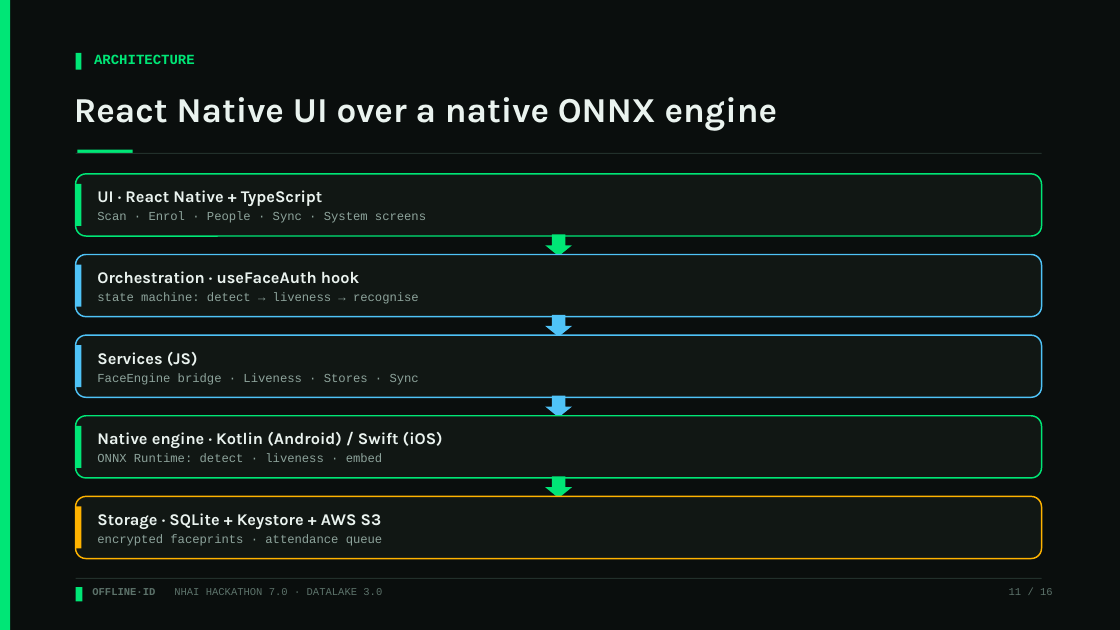
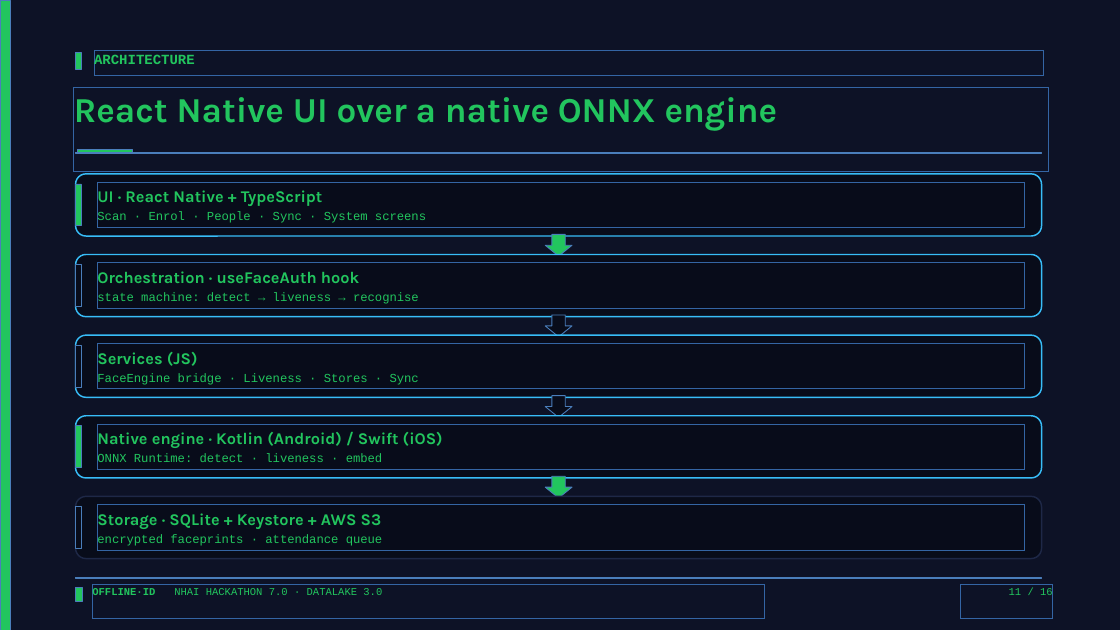
Before and after one commit to moneytosms/offlineid, a slide deck: slide 11 of submission/OfflineID_Hackathon7.pptx. Drawn at 1120x630 pixels with LibreOffice and Linux fonts; fonts in the diff are those of the drawing. Boxes give left, top, right and bottom in pixels: in the first picture for what was removed or moved away, otherwise in the second. Text is boxed around its words. In the diff, an @@ line names an element or a change of style, - is before the commit and + after.

Commit message:
style: restyle PPTX and PDF to Deep Navy/Sky Blue theme

```diff
--- a/submission/OfflineID_Hackathon7.pptx
+++ b/submission/OfflineID_Hackathon7.pptx
@@ background #0A0E0D to #0D1226 @@
@@ text "ARCHITECTURE" at (94, 54, 195, 69): text colour #00E676 to #22C55E @@
@@ text "React Native UI over a ..." at (74, 97, 778, 131): text colour #EAF3EF to #22C55E @@
@@ rectangle at (76, 153, 1042, 154): fill #22302B to #080C1A @@
@@ rounded rectangle at (76, 174, 1042, 236): fill #111714 to #080C1A; outline #00E676 1.25 pt to #38BDF8 1.25 pt @@
@@ text "UI · React Native + ..." at (97, 188, 426, 225): text colour #EAF3EF to #22C55E in "UI · React Native + TypeScript"; text colour #8DA39B to #22C55E in "Scan · Enrol · People · Sync ..." @@
@@ rounded rectangle at (76, 255, 1042, 317): fill #111714 to #080C1A; outline #4FC3F7 1.25 pt to #38BDF8 1.25 pt @@
@@ text "Orchestration · useFaceAuth hook" at (97, 269, 419, 305): text colour #EAF3EF to #22C55E in "Orchestration · useFaceAuth hook"; text colour #8DA39B to #22C55E in "state machine: detect → liveness → recognise" @@
@@ rounded rectangle at (76, 335, 1042, 397): fill #111714 to #080C1A; outline #4FC3F7 1.25 pt to #38BDF8 1.25 pt @@
@@ text "Services (JS)" at (97, 349, 419, 386): text colour #EAF3EF to #22C55E in "Services (JS)"; text colour #8DA39B to #22C55E in "FaceEngine bridge · Liveness · Stores · ..." @@
@@ rounded rectangle at (76, 416, 1042, 478): fill #111714 to #080C1A; outline #00E676 1.25 pt to #38BDF8 1.25 pt @@
@@ fill #4FC3F7 to #080C1A in 4 elements at (76, 265, 82, 307), (545, 315, 572, 337), (76, 345, 82, 387), (545, 396, 572, 418) @@
@@ text "Native engine · Kotlin (Android) ..." at (97, 430, 443, 467): text colour #EAF3EF to #22C55E in "Native engine · Kotlin (Android) / Swift ..."; text colour #8DA39B to #22C55E in "ONNX Runtime: detect · liveness · embed" @@
@@ fill #00E676 to #22C55E in 8 elements at (0, 0, 10, 630), (76, 587, 82, 602), (76, 53, 82, 70), (77, 150, 133, 154), (76, 184, 82, 226), (545, 234, 572, 256), (76, 426, 82, 468), (545, 476, 572, 498) @@
@@ rounded rectangle at (76, 497, 1042, 559): fill #111714 to #080C1A; outline #FFB300 1.25 pt to #1E2847 1.25 pt @@
@@ rectangle at (76, 507, 82, 549): fill #FFB300 to #080C1A @@
@@ text "Storage · SQLite + Keystore ..." at (97, 511, 383, 547): text colour #EAF3EF to #22C55E in "Storage · SQLite + Keystore + AWS ..."; text colour #8DA39B to #22C55E in "encrypted faceprints · attendance queue" @@
@@ rectangle at (76, 578, 1042, 579): fill #22302B to #080C1A @@
@@ text "OFFLINE·ID NHAI HACKATHON 7.0 · ..." at (92, 587, 382, 598): text colour #5C726A to #22C55E @@
@@ text "11 / 16" at (1009, 587, 1053, 598): text colour #5C726A to #22C55E @@
```
Also in this commit, not shown: 16 other slides changed, 1 other file.
